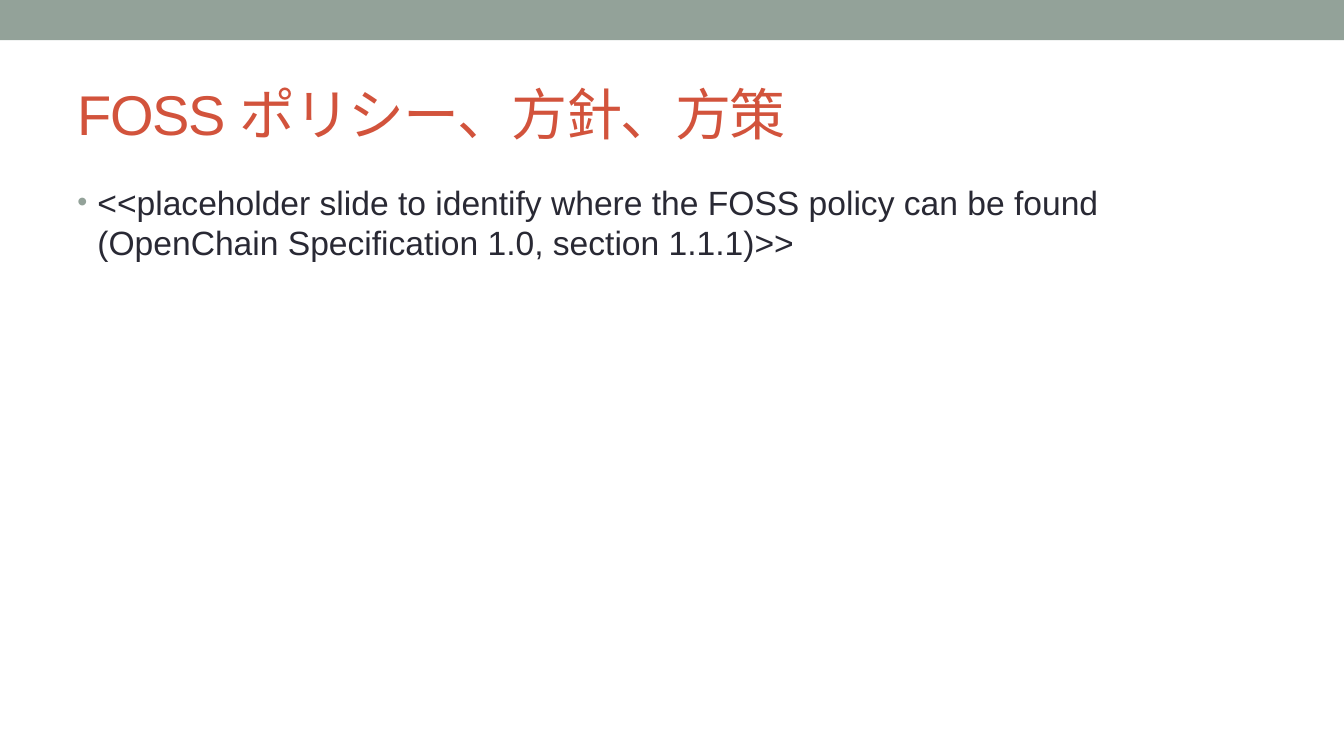
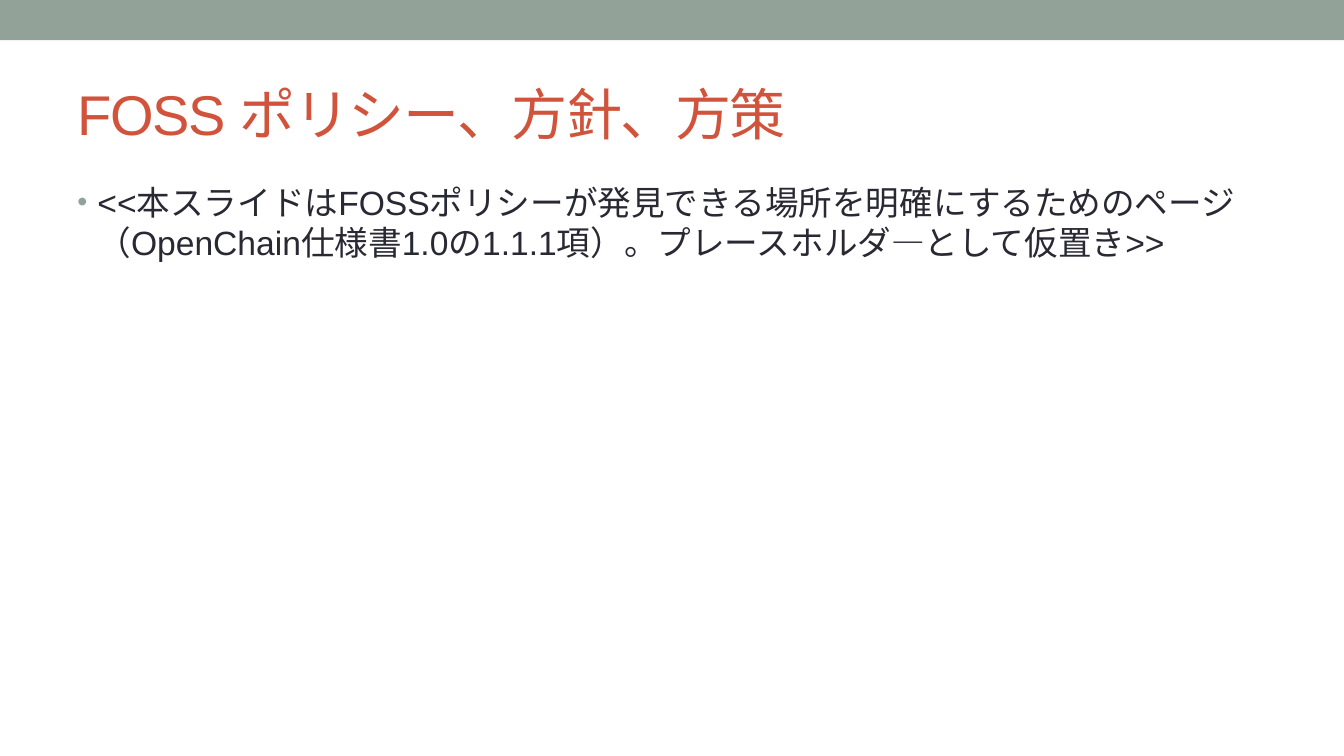
Before and after one commit to OpenChain-Project/Curriculum-Translation-JP, a slide deck: slide 3 of target/openchain-curriculum-release-2.pptx. Drawn at 1344x756 pixels with LibreOffice and Linux fonts; fonts in the diff are those of the drawing; background and template pictures are left out. Boxes give left, top, right and bottom in pixels: in the first picture for what was removed or moved away, otherwise in the second. Text is boxed around its words. In the diff, an @@ line names an element or a change of style, - is before the commit and + after.

```diff
--- a/target/openchain-curriculum-release-2.pptx
+++ b/target/openchain-curriculum-release-2.pptx
@@ text at bbox=[97, 188, 1235, 262]: text changed @@
-• <<placeholder slide to identify where the FOSS policy can be found (OpenChain Specification 1.0, section 1.1.1)>>
+• <<本スライドはFOSSポリシーが発見できる場所を明確にするためのページ（OpenChain仕様書1.0の1.1.1項）。プレースホルダ―として仮置き>>
```
Also in this commit, not shown: 4 other slides changed, 8 other files.
